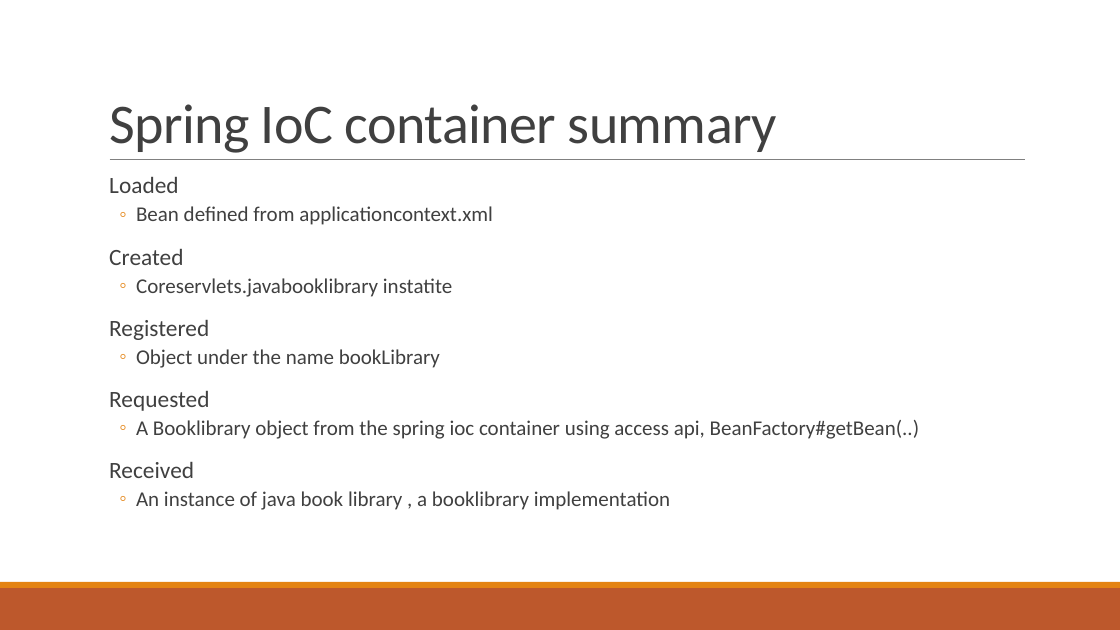
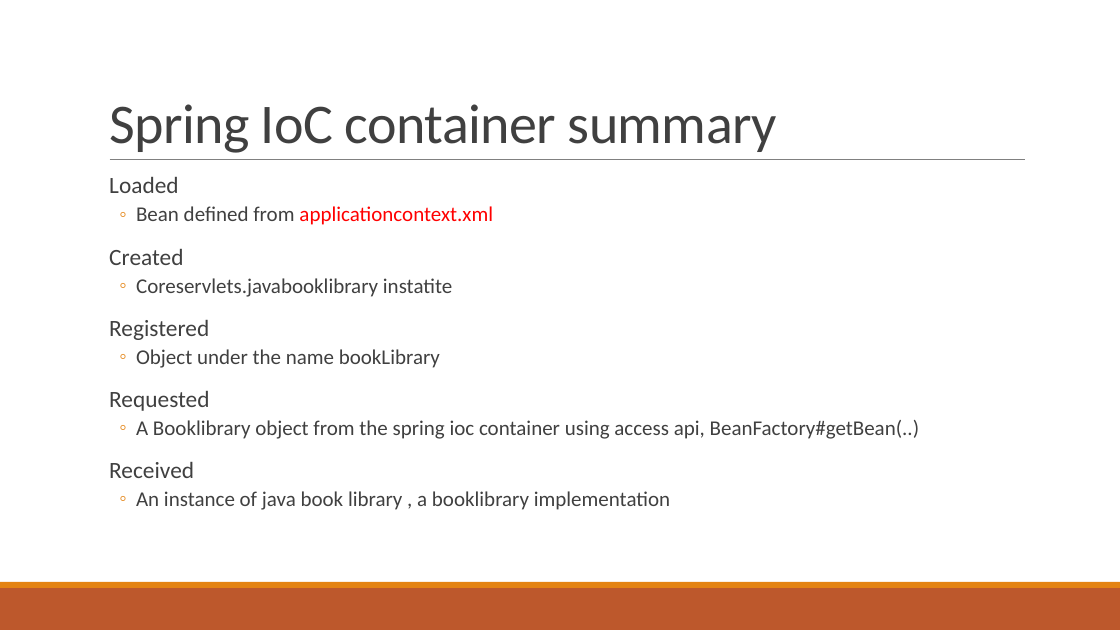
Before and after one commit to haminh10/JAVA_course_Spring_Hibernate_JPA, a slide deck: slide 12 of course/spring_lecture2.pptx. Drawn at 1120x630 pixels with LibreOffice and Linux fonts; fonts in the diff are those of the drawing. Boxes give left, top, right and bottom in pixels: in the first picture for what was removed or moved away, otherwise in the second. Text is boxed around its words. In the diff, an @@ line names an element or a change of style, - is before the commit and + after.

Commit message:
spring course v2.1

```diff
--- a/course/spring_lecture2.pptx
+++ b/course/spring_lecture2.pptx
@@ text at [136, 206, 493, 225]: text colour #404040 to #FF0000 in "applicationcontext.xml" @@
```
Also in this commit, not shown: 27 other slides changed, 8 other files.
